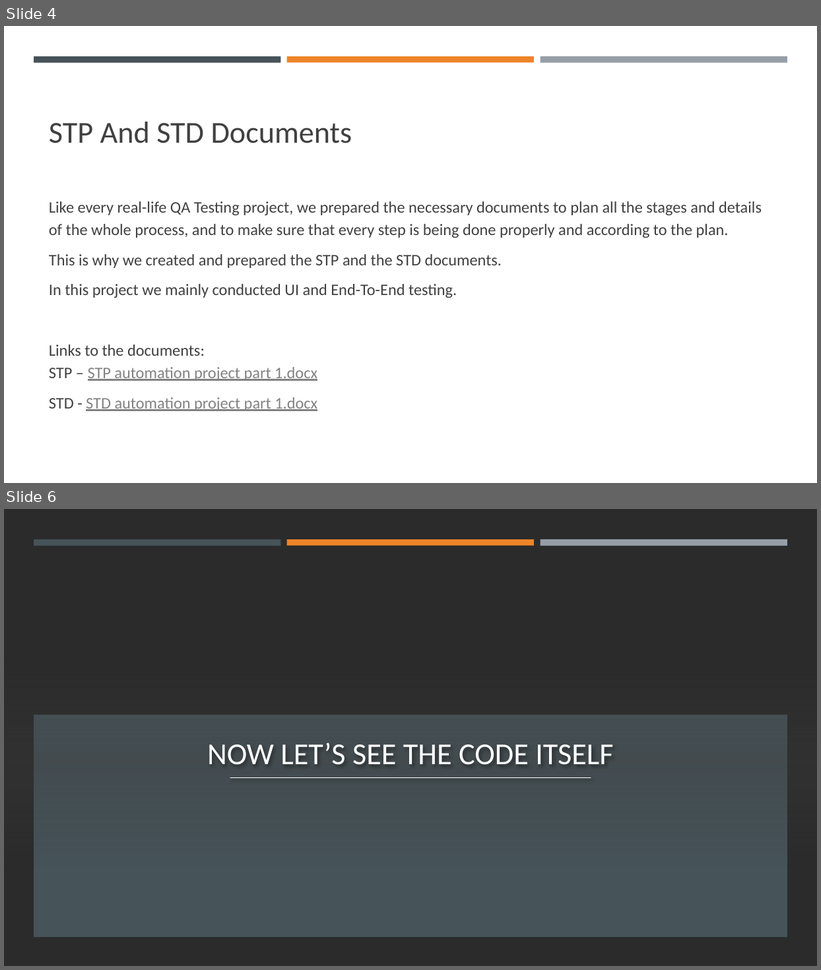
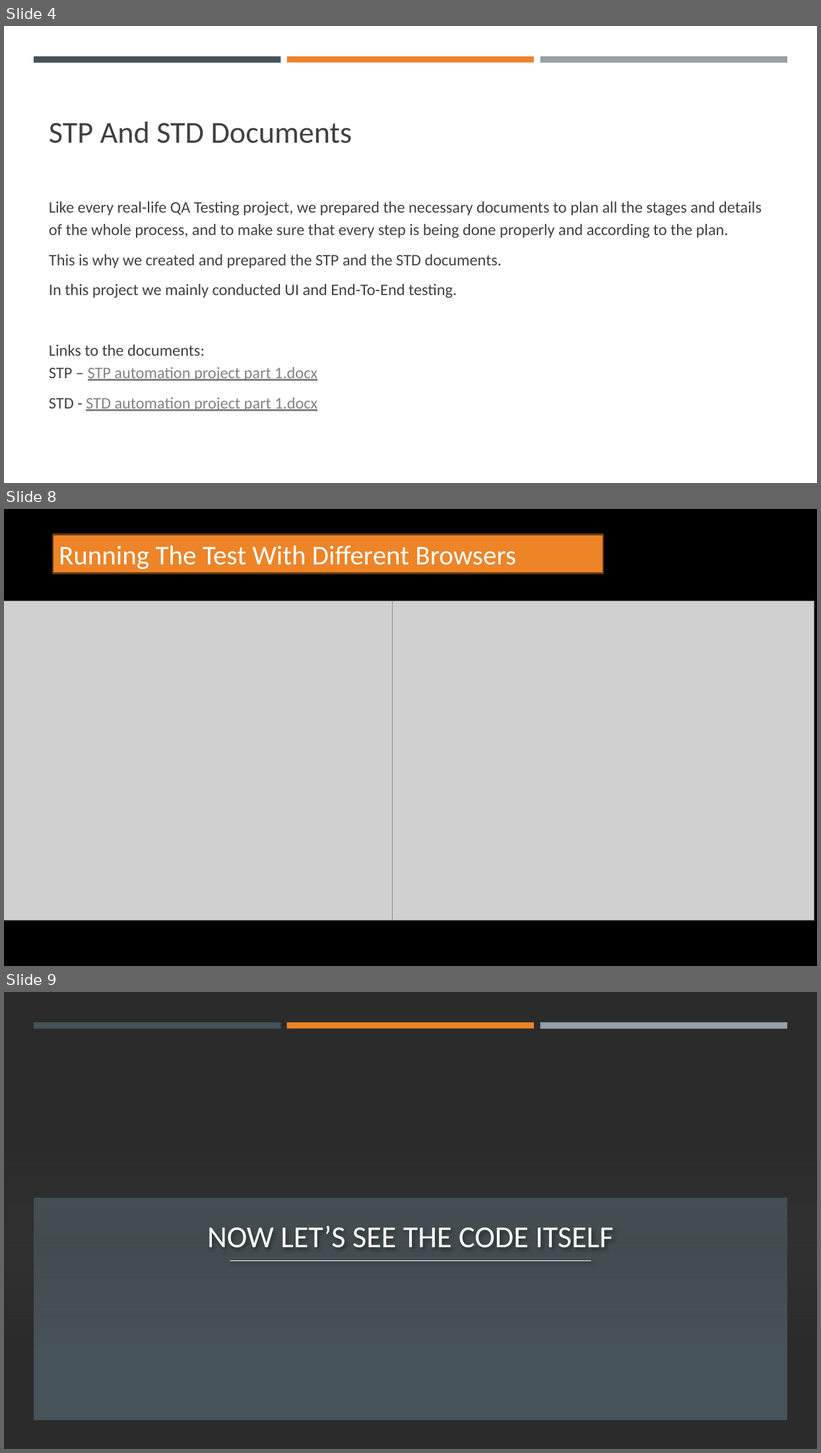
Before and after one commit to MajdHassoun/Automation_bootcamp, a slide deck: Final Project Part1/Automation Project Part 1 presentation.pptx. Shown one above the other, each under a label of ours: slides 4 and 6 before the commit, slides 4, 8 and 9 after it; the slides between them are not shown. The pictures are 821x970 and 821x1453 pixels, drawn with LibreOffice and Linux fonts; fonts in the diff are those of the drawing; grey boxes stand for pictures; background and template pictures are left out; a plain dark background stands for a picture behind light text. Boxes give left, top, right and bottom in pixels: in the first picture for what was removed or moved away, otherwise in the second. Text is boxed around its words. In the diff, an @@ line names an element or a change of style, - is before the commit and + after.

```diff
--- a/Final Project Part1/Automation Project Part 1 presentation.pptx
+++ b/Final Project Part1/Automation Project Part 1 presentation.pptx
@@ slide 8 added at (4,509,817,966), background #000000 @@
@@ rectangle added at (4,509,817,966), fill #000000 @@
@@ rectangle added at (53,535,604,574), fill #ED8428, outline #683A12 1.75 pt, 32 pt, text #FFFFFF @@
+Running The Test With Different Browsers
@@ picture added at (4,601,426,920) @@
@@ picture added at (393,601,814,920) @@
@@ what was slide 6 is now slide 9 @@
```
Also in this commit, not shown: 1 slide changed, 4 other slides added, 15 other files.
